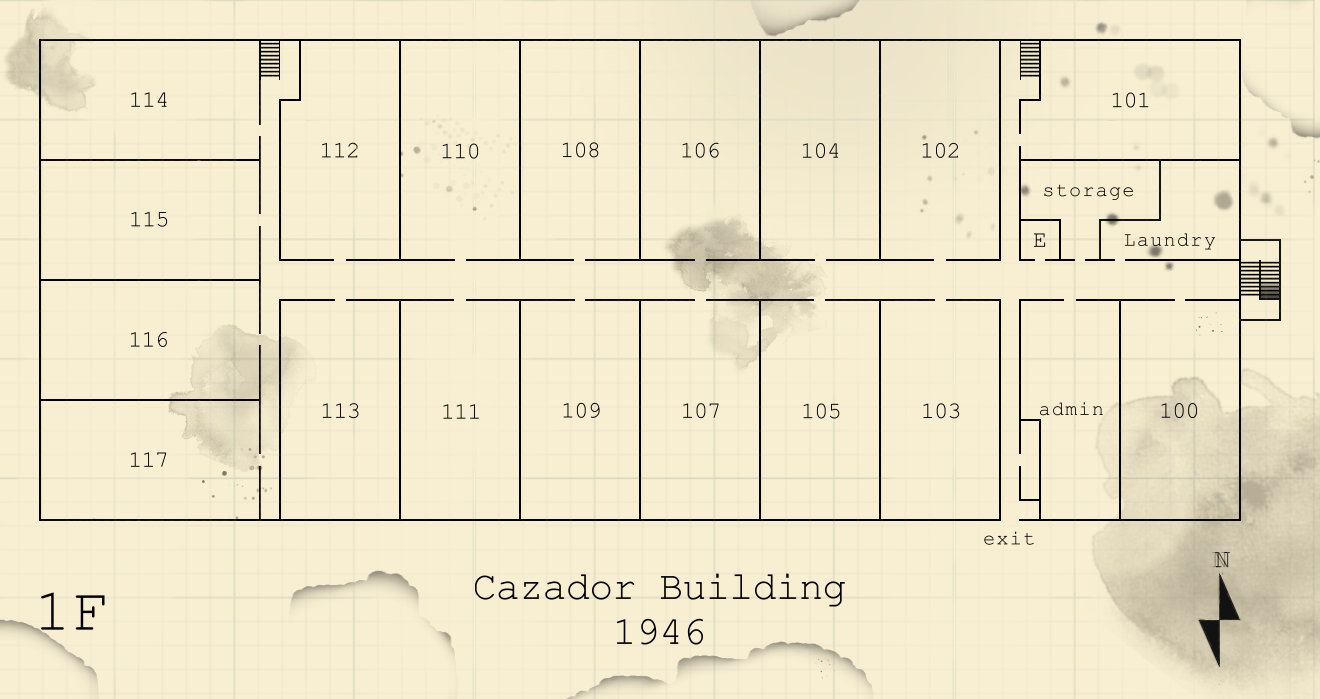
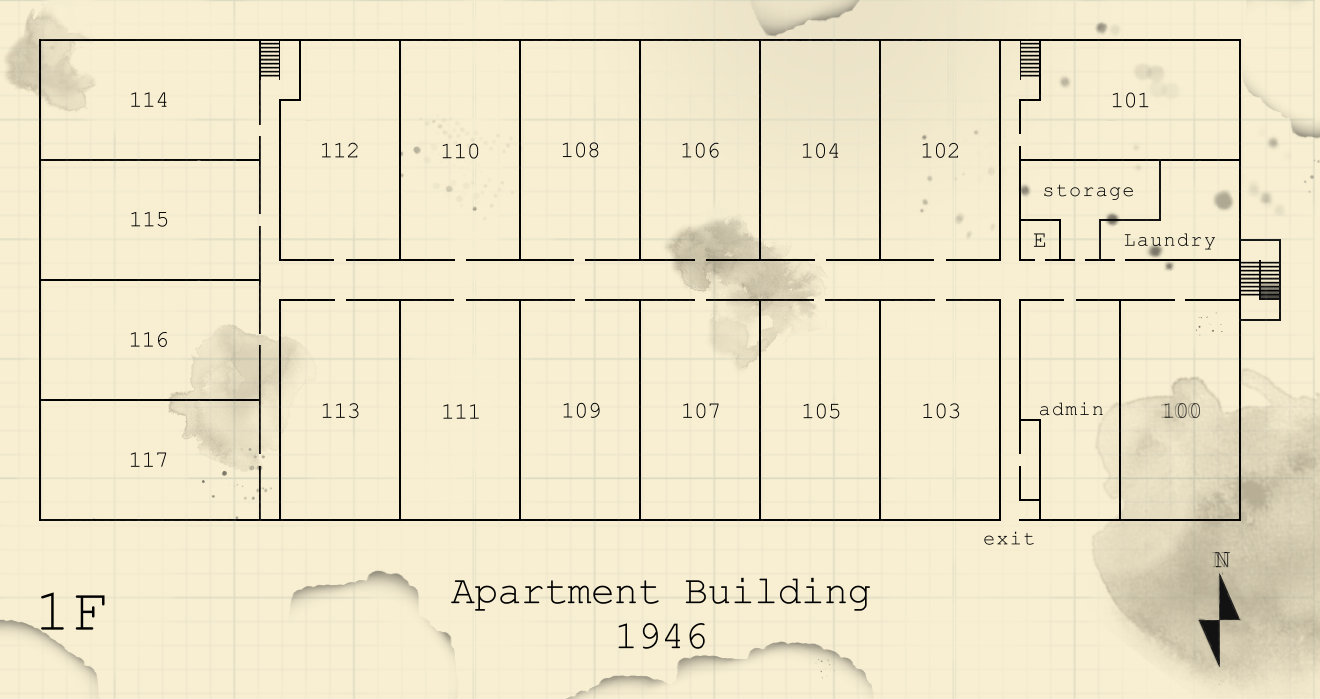
Comparing the layer stacks of the two 1320 x 699 images. Changes:
renamed "Labels Merged" to "Paint Labels", painted on it over [451,403,1200,649]
painted on "Stains" over [451,403,1200,649]
painted on "Grid" over [451,403,1200,649]
painted on "Stairs" over [451,403,1200,649]
painted on "Structure" over [451,403,1200,649]
painted on "Background" over [451,403,1200,649]
